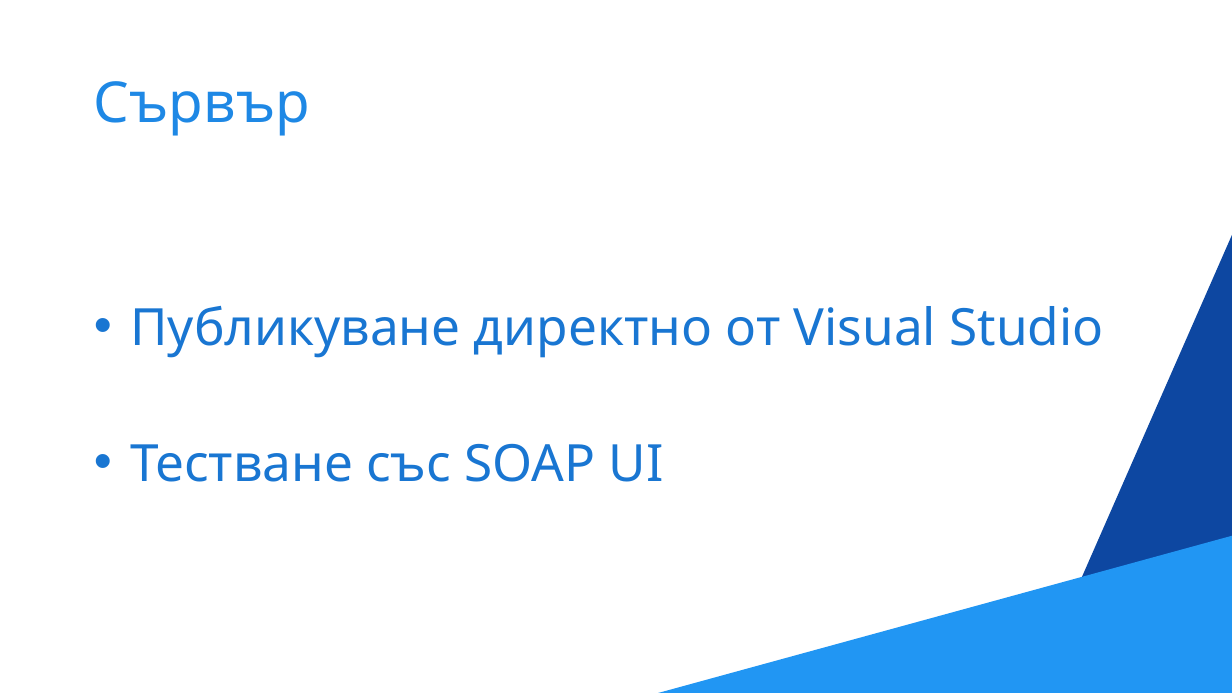
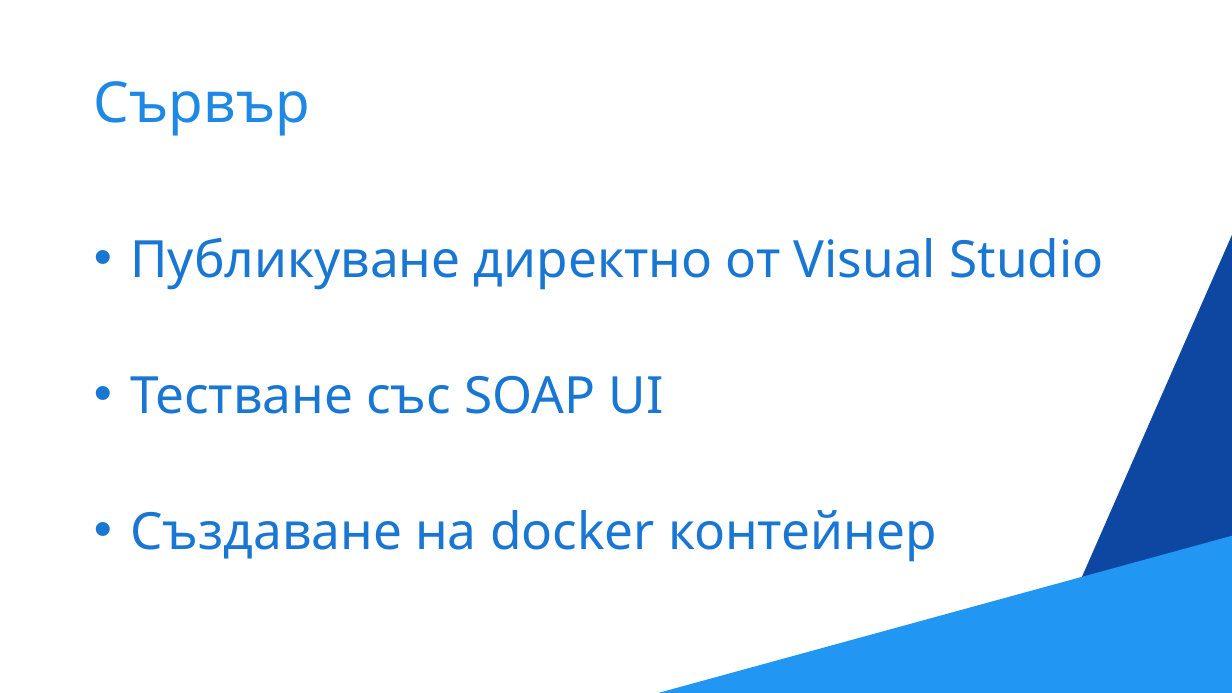
Before and after one commit to NikolaTotev/LoRa_Sensor_Network, a slide deck: slide 15 of Documentation/LoRa_Sensor_Network_Presentation.pptx. Drawn at 1232x693 pixels with LibreOffice and Linux fonts; fonts in the diff are those of the drawing. Boxes give left, top, right and bottom in pixels: in the first picture for what was removed or moved away, otherwise in the second. Text is boxed around its words. In the diff, an @@ line names an element or a change of style, - is before the commit and + after.

```diff
--- a/Documentation/LoRa_Sensor_Network_Presentation.pptx
+++ b/Documentation/LoRa_Sensor_Network_Presentation.pptx
@@ text at [130, 510, 937, 562]: paragraph added @@
+• Създаване на docker контейнер
```
Also in this commit, not shown: 4 other slides changed.
